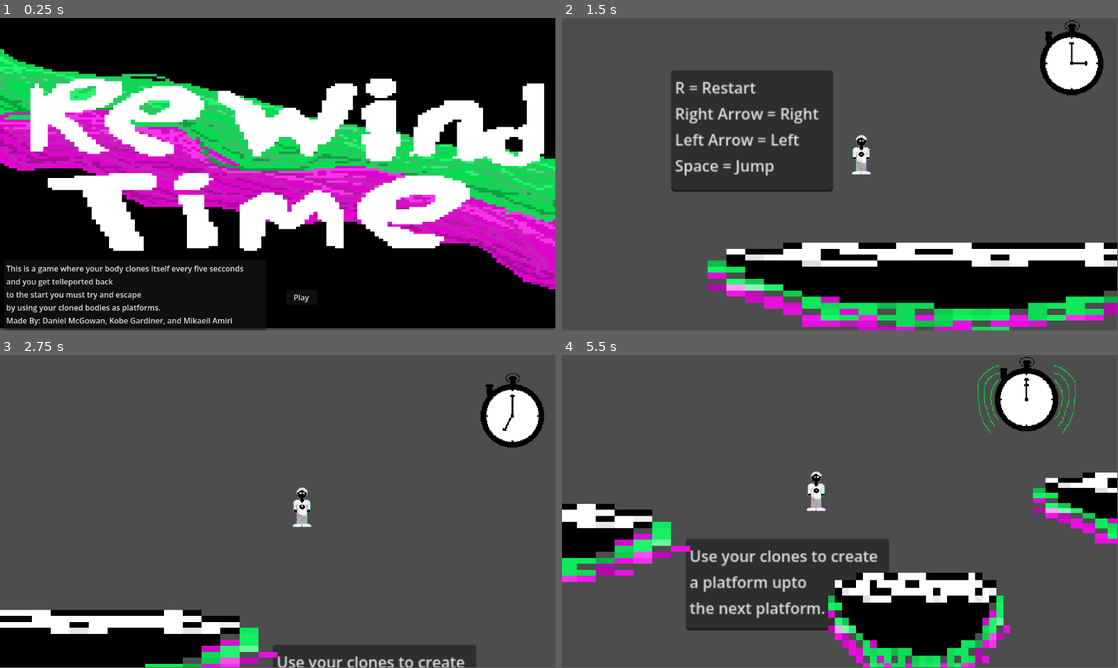
Above: before the commit, frames 1-4 (two rows, left to right).
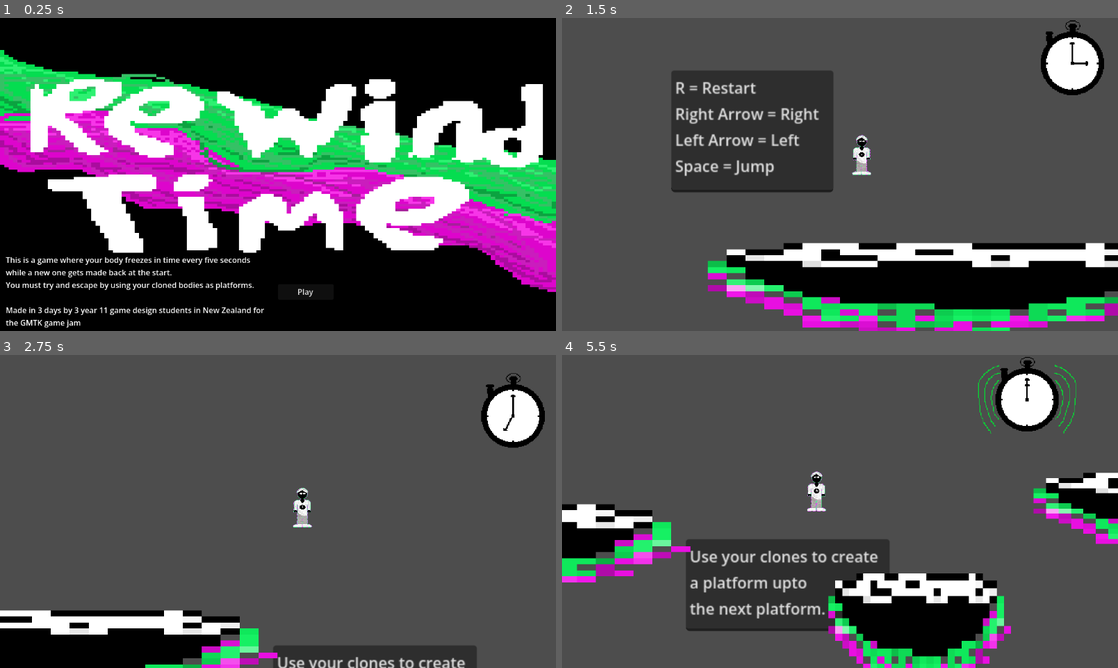
Above: after the commit, the same moments.

Repository: 24206BHS/rewind-time
Game: Godot game, scene res://Title screen.tscn
Two runs of this game, one before a commit and one after it. Both use one fixed random seed, a clock stepped at 60 frames per second and the inputs below. The engine's default icon, where the game draws it, is replaced by a stand-in: a white triangle on a blue panel in a dark square.
Inputs:
- Up to frame 1 (0.25 s): no input
- Up to frame 2 (1.5 s): click "Play" at 0.5 s; tap Enter (ui_accept) at 1.25 s; hold Right (ui_right) from 1.28 s (still down)
- Up to frame 3 (2.75 s): keep holding Right (ui_right); tap Enter (ui_accept) at 1.52, 2.27 s
- Up to frame 4 (5.5 s): release Right (ui_right) at 2.78 s; hold Left (ui_left) 2.78-3.53 s; hold Right (ui_right) 3.53-5.03 s; tap Enter (ui_accept) at 3.77, 4.52, 5.27 s; hold Left (ui_left) from 5.03 s (still down)
The window is 799x449 before the commit and 800x450 after it. Grey fills any space a smaller window leaves; there, only what the larger window draws over its background counts as a difference.

The runs differ from the first frame. In frame 1, 14% of the frame differs, in the area x 0-100%, y 10-100%; in frame 2, 2.8%; in frame 3, 1.5%; in frame 4, 3.5%.

Commit message:
Fixed up title screen

Diff:
--- a/Title screen.tscn
+++ b/Title screen.tscn
@@ -15,35 +15,34 @@
 [node name="TextureRect" type="TextureRect" parent="." unique_id=1516262256]
 texture_filter = 1
 layout_mode = 0
-offset_right = 1156.0
-offset_bottom = 644.0
+offset_right = 1152.0
+offset_bottom = 648.0
 texture = ExtResource("1_bpoqq")
 
-[node name="Button" type="Button" parent="TextureRect" unique_id=439426408]
+[node name="Button" type="Button" parent="." unique_id=439426408]
 layout_mode = 1
 anchors_preset = -1
-anchor_left = 0.097
-anchor_top = 0.35300002
-anchor_right = 0.097
-anchor_bottom = 0.35300002
-offset_left = 481.86798
-offset_top = 336.492
-offset_right = 545.868
-offset_bottom = 367.492
+anchor_left = 0.5
+anchor_top = 0.85
+anchor_right = 0.6
+anchor_bottom = 0.9
 text = "Play
 "
 
-[node name="TextEdit" type="TextEdit" parent="." unique_id=1937434532]
-layout_mode = 0
-offset_left = 9.0
-offset_top = 502.0
-offset_right = 552.0
-offset_bottom = 675.0
-text = "This is a game where your body clones itself every five secconds
-and you get telleported back
-to the start you must try and escape
-by using your cloned bodies as platforms.
-Made By: Daniel McGowan, Kobe Gardiner, and Mikaeil Amiri
-"
+[node name="Label" type="Label" parent="." unique_id=293535763]
+layout_mode = 1
+anchors_preset = -1
+anchor_left = 0.01
+anchor_top = 0.99
+anchor_right = 0.01
+anchor_bottom = 0.99
+offset_top = -153.0
+offset_right = 550.0
+grow_vertical = 0
+text = "This is a game where your body freezes in time every five seconds while a new one gets made back at the start.
+You must try and escape by using your cloned bodies as platforms.
 
-[connection signal="pressed" from="TextureRect/Button" to="." method="_on_button_pressed"]
+Made in 3 days by 3 year 11 game design students in New Zealand for the GMTK game jam"
+autowrap_mode = 3
+
+[connection signal="pressed" from="Button" to="." method="_on_button_pressed"]
--- a/project.godot
+++ b/project.godot
@@ -12,8 +12,12 @@
 
 config/name="Rewind time"
 run/main_scene="uid://1pmwqdsw2ess"
-config/features=PackedStringArray("4.7", "Forward Plus")
+config/features=PackedStringArray("4.6", "Forward Plus")
 config/icon="res://Pictures/icon.svg"
+
+[display]
+
+window/stretch/mode="viewport"
 
 [global_group]
 
